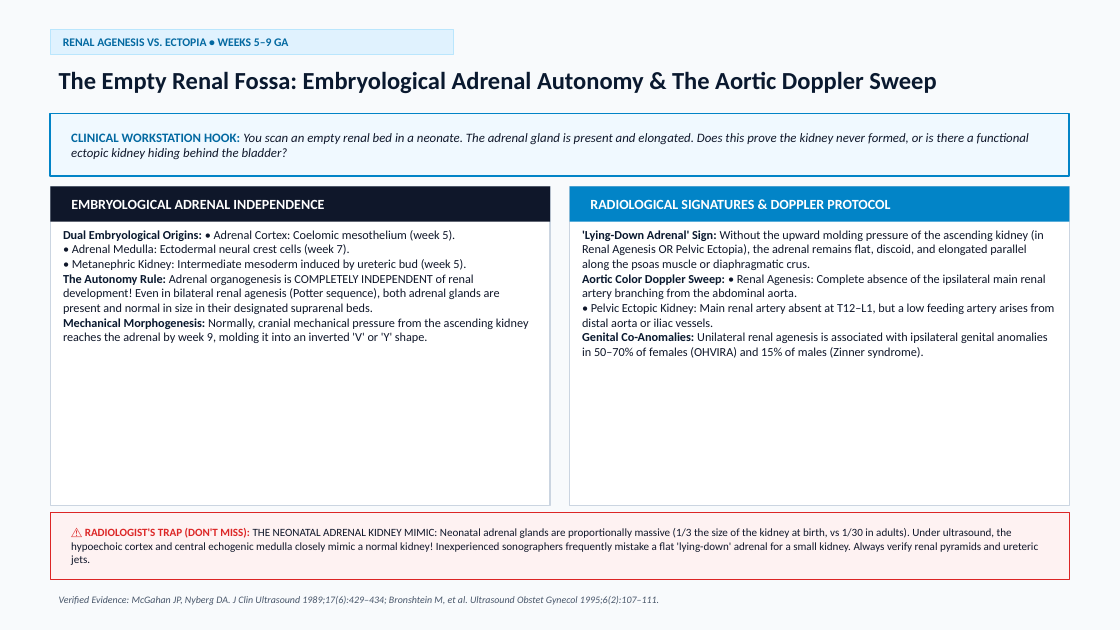
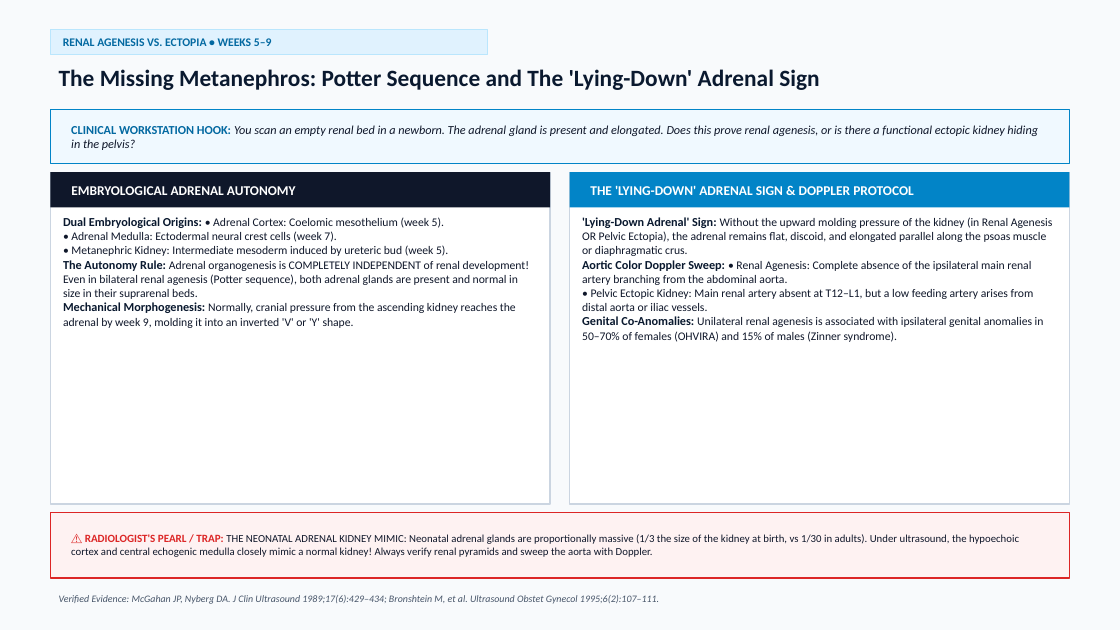
Before and after one commit to medicoforever/embryology-radiology-masterclass, a slide deck: slide 20 of Embryology_GIT_GU_Radiology_Masterclass.pptx (slide 12 before the commit). Drawn at 1120x630 pixels with LibreOffice and Linux fonts; fonts in the diff are those of the drawing. Boxes give left, top, right and bottom in pixels: in the first picture for what was removed or moved away, otherwise in the second. Text is boxed around its words. In the diff, an @@ line names an element or a change of style, - is before the commit and + after.

```diff
--- a/Embryology_GIT_GU_Radiology_Masterclass.pptx
+++ b/Embryology_GIT_GU_Radiology_Masterclass.pptx
@@ rectangle resized from (x1=50, y1=29, x2=454, y2=55) to (x1=50, y1=29, x2=487, y2=55) @@
@@ text at (x1=63, y1=38, x2=272, y2=46): text changed @@
-RENAL AGENESIS VS. ECTOPIA • WEEKS 5–9 GA
+RENAL AGENESIS VS. ECTOPIA • WEEKS 5–9
@@ text at (x1=59, y1=69, x2=819, y2=90): text changed; size 21 to 20 pt @@
-The Empty Renal Fossa: Embryological Adrenal Autonomy & The Aortic Doppler Sweep
+The Missing Metanephros: Potter Sequence and The 'Lying-Down' Adrenal Sign
@@ rectangle resized from (x1=50, y1=113, x2=1070, y2=176) to (x1=50, y1=109, x2=1070, y2=164) @@
@@ rectangle at (x1=50, y1=109, x2=1070, y2=164): outline #0284C7 1.5 pt to #0284C7 1.2 pt @@
@@ text at (x1=71, y1=125, x2=1038, y2=150): text changed; size 11 to 10.5 pt @@
-CLINICAL WORKSTATION HOOK: You scan an empty renal bed in a neonate. The adrenal gland is present and elongated. Does this prove the kidney never formed, or is there a functional ectopic kidney hiding behind the bladder?
+CLINICAL WORKSTATION HOOK: You scan an empty renal bed in a newborn. The adrenal gland is present and elongated. Does this prove renal agenesis, or is there a functional ectopic kidney hiding in the pelvis?
@@ rectangle resized from (x1=50, y1=187, x2=550, y2=506) to (x1=50, y1=172, x2=550, y2=504) @@
@@ rectangle moved from (x1=50, y1=187, x2=550, y2=222) to (x1=50, y1=172, x2=550, y2=208) @@
@@ rectangle resized from (x1=570, y1=187, x2=1070, y2=506) to (x1=570, y1=172, x2=1070, y2=504) @@
@@ rectangle moved from (x1=570, y1=187, x2=1070, y2=222) to (x1=570, y1=172, x2=1070, y2=208) @@
@@ text at (x1=71, y1=186, x2=296, y2=195): text changed; size 12 to 11.5 pt @@
-EMBRYOLOGICAL ADRENAL INDEPENDENCE
+EMBRYOLOGICAL ADRENAL AUTONOMY
@@ text at (x1=590, y1=185, x2=914, y2=195): text changed; size 12 to 11.5 pt @@
-RADIOLOGICAL SIGNATURES & DOPPLER PROTOCOL
+THE 'LYING-DOWN' ADRENAL SIGN & DOPPLER PROTOCOL
@@ text at (x1=63, y1=217, x2=529, y2=328): text changed; size 10.5 to 10 pt @@
-Dual Embryological Origins: • Adrenal Cortex: Coelomic mesothelium (week 5).
-• Adrenal Medulla: Ectodermal neural crest cells (week 7).
-• Metanephric Kidney: Intermediate mesoderm induced by ureteric bud (week 5).
-The Autonomy Rule: Adrenal organogenesis is COMPLETELY INDEPENDENT of renal development! Even in bilateral renal agenesis (Potter sequence), both adrenal glands are present and normal in size in their designated suprarenal beds.
-Mechanical Morphogenesis: Normally, cranial mechanical pressure from the ascending kidney reaches the adrenal by week 9, molding it into an inverted 'V' or 'Y' shape.
+Dual Embryological Origins: • Adrenal Cortex: Coelomic mesothelium (week 5).
+• Adrenal Medulla: Ectodermal neural crest cells (week 7).
+• Metanephric Kidney: Intermediate mesoderm induced by ureteric bud (week 5).
+The Autonomy Rule: Adrenal organogenesis is COMPLETELY INDEPENDENT of renal development! Even in bilateral renal agenesis (Potter sequence), both adrenal glands are present and normal in size in their suprarenal beds.
+Mechanical Morphogenesis: Normally, cranial pressure from the ascending kidney reaches the adrenal by week 9, molding it into an inverted 'V' or 'Y' shape.
@@ text at (x1=582, y1=217, x2=1053, y2=342): text changed; size 10.5 to 10 pt @@
-'Lying-Down Adrenal' Sign: Without the upward molding pressure of the ascending kidney (in Renal Agenesis OR Pelvic Ectopia), the adrenal remains flat, discoid, and elongated parallel along the psoas muscle or diaphragmatic crus.
-Aortic Color Doppler Sweep: • Renal Agenesis: Complete absence of the ipsilateral main renal artery branching from the abdominal aorta.
-• Pelvic Ectopic Kidney: Main renal artery absent at T12–L1, but a low feeding artery arises from distal aorta or iliac vessels.
-Genital Co-Anomalies: Unilateral renal agenesis is associated with ipsilateral genital anomalies in 50–70% of females (OHVIRA) and 15% of males (Zinner syndrome).
+'Lying-Down Adrenal' Sign: Without the upward molding pressure of the kidney (in Renal Agenesis OR Pelvic Ectopia), the adrenal remains flat, discoid, and elongated parallel along the psoas muscle or diaphragmatic crus.
+Aortic Color Doppler Sweep: • Renal Agenesis: Complete absence of the ipsilateral main renal artery branching from the abdominal aorta.
+• Pelvic Ectopic Kidney: Main renal artery absent at T12–L1, but a low feeding artery arises from distal aorta or iliac vessels.
+Genital Co-Anomalies: Unilateral renal agenesis is associated with ipsilateral genital anomalies in 50–70% of females (OHVIRA) and 15% of males (Zinner syndrome).
@@ text at (x1=71, y1=534, x2=1019, y2=557): text changed; size 9.5 to 9.2 pt @@
-⚠️ RADIOLOGIST'S TRAP (DON'T MISS): THE NEONATAL ADRENAL KIDNEY MIMIC: Neonatal adrenal glands are proportionally massive (1/3 the size of the kidney at birth, vs 1/30 in adults). Under ultrasound, the hypoechoic cortex and central echogenic medulla closely mimic a normal kidney! Inexperienced sonographers frequently mistake a flat 'lying-down' adrenal for a small kidney. Always verify renal pyramids and ureteric jets.
+⚠️ RADIOLOGIST'S PEARL / TRAP: THE NEONATAL ADRENAL KIDNEY MIMIC: Neonatal adrenal glands are proportionally massive (1/3 the size of the kidney at birth, vs 1/30 in adults). Under ultrasound, the hypoechoic cortex and central echogenic medulla closely mimic a normal kidney! Always verify renal pyramids and sweep the aorta with Doppler.
```
Also in this commit, not shown: 15 other slides changed, 14 slides added, 4 slides removed.
